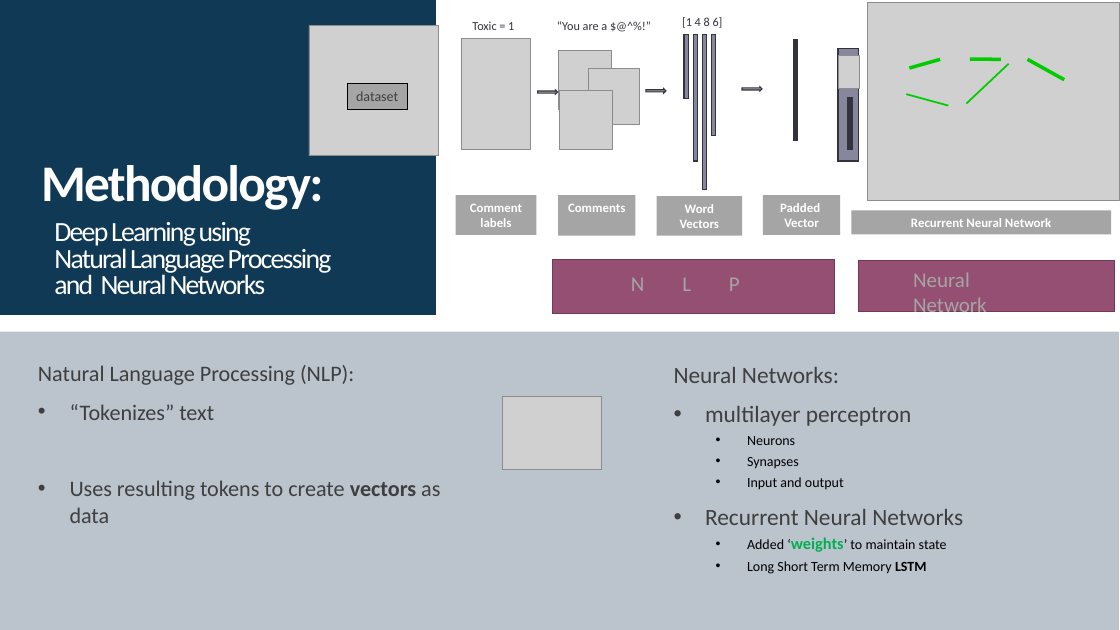
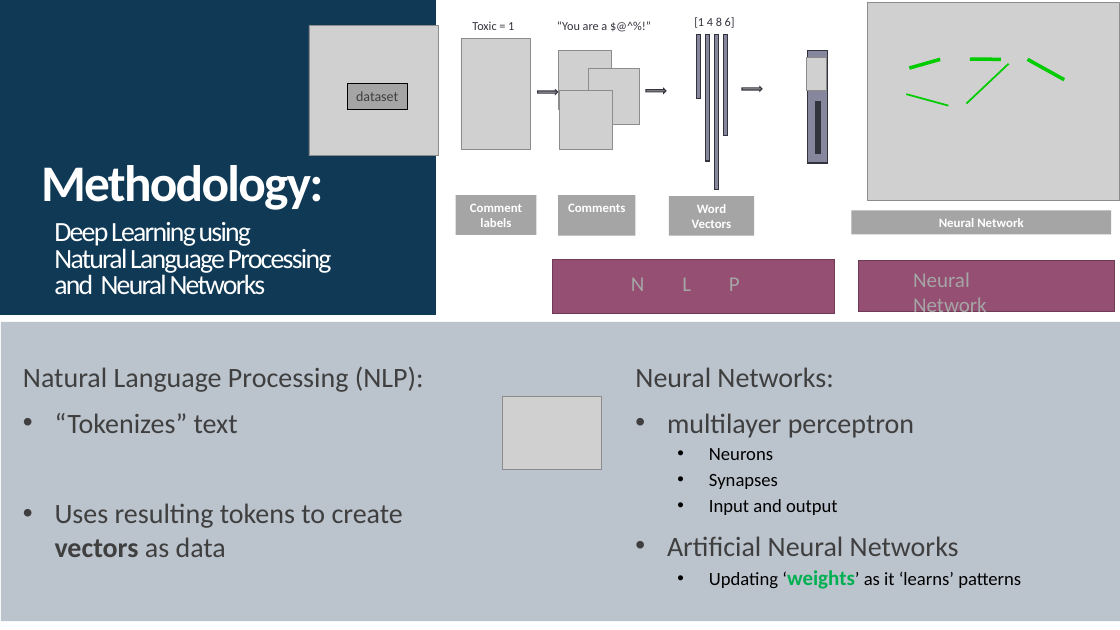
Before and after one commit to andiosika/NLP-to-identify-toxic-or-abusive-language-for-online-conversation-using-Keras-Deep-Learning-Models, a slide deck: slide 6 of NonToxic_Communication.pptx (slide 7 before the commit). Drawn at 1120x630 pixels with LibreOffice and Linux fonts; fonts in the diff are those of the drawing; grey boxes stand for pictures. Boxes give left, top, right and bottom in pixels: in the first picture for what was removed or moved away, otherwise in the second. Text is boxed around its words. In the diff, an @@ line names an element or a change of style, - is before the commit and + after.

```diff
--- a/NonToxic_Communication.pptx
+++ b/NonToxic_Communication.pptx
@@ 3 rectangles: place and size @@
-3 rectangles at [684,34,707,190]
+3 rectangles at [697,34,719,190]
@@ 2 rectangles, 1 text: place and size @@
-2 rectangles, 1 text at [657,17,743,236]
+2 rectangles, 1 text at [669,17,755,236]
@@ rectangle removed at [793,39,797,140] @@
@@ picture: place and size @@
-picture at [839,55,859,88]
+picture at [806,58,826,90]
@@ rectangle: place and size @@
-rectangle at [839,49,859,161]
+rectangle at [807,50,828,163]
@@ rectangle: place and size @@
-rectangle at [848,97,853,150]
+rectangle at [816,102,821,154]
@@ rectangle removed at [763,195,840,234] @@
-Padded
-Vector
@@ text in rectangle at [913,272,987,319]: text changed @@
-Recurrent Neural Network
+Neural Network
@@ rectangle: place and size @@
-rectangle at [0,332,1119,630]
+rectangle at [1,322,1120,621]
@@ text "Natural Language Processing (NLP):": place and size @@
-text "Natural Language Processing (NLP):" at [38,365,440,523]
+text "Natural Language Processing (NLP):" at [23,367,424,557]
@@ text "Natural Language Processing (NLP):" at [23,367,424,557]: size 19 to 24 pt @@
@@ text at [635,367,914,515]: size 20 to 24 pt in "Neural Networks:", "multilayer perceptron"; size 12 to 16 pt in "Neurons", "Synapses", "Input and output" @@
@@ text "Neural Networks:": place and size @@
-text "Neural Networks:" at [674,367,963,574]
+text "Neural Networks:" at [635,367,1021,589]
@@ text at [667,536,1021,589]: text changed; size 12 to 16 pt @@
-• Recurrent Neural Networks
-  • Added ‘weights’ to maintain state
-  • Long Short Term Memory LSTM
+• Artificial Neural Networks
+  • Updating ‘weights’ as it ‘learns’ patterns
```
Also in this commit, not shown: 8 other slides changed, 8 other files.
